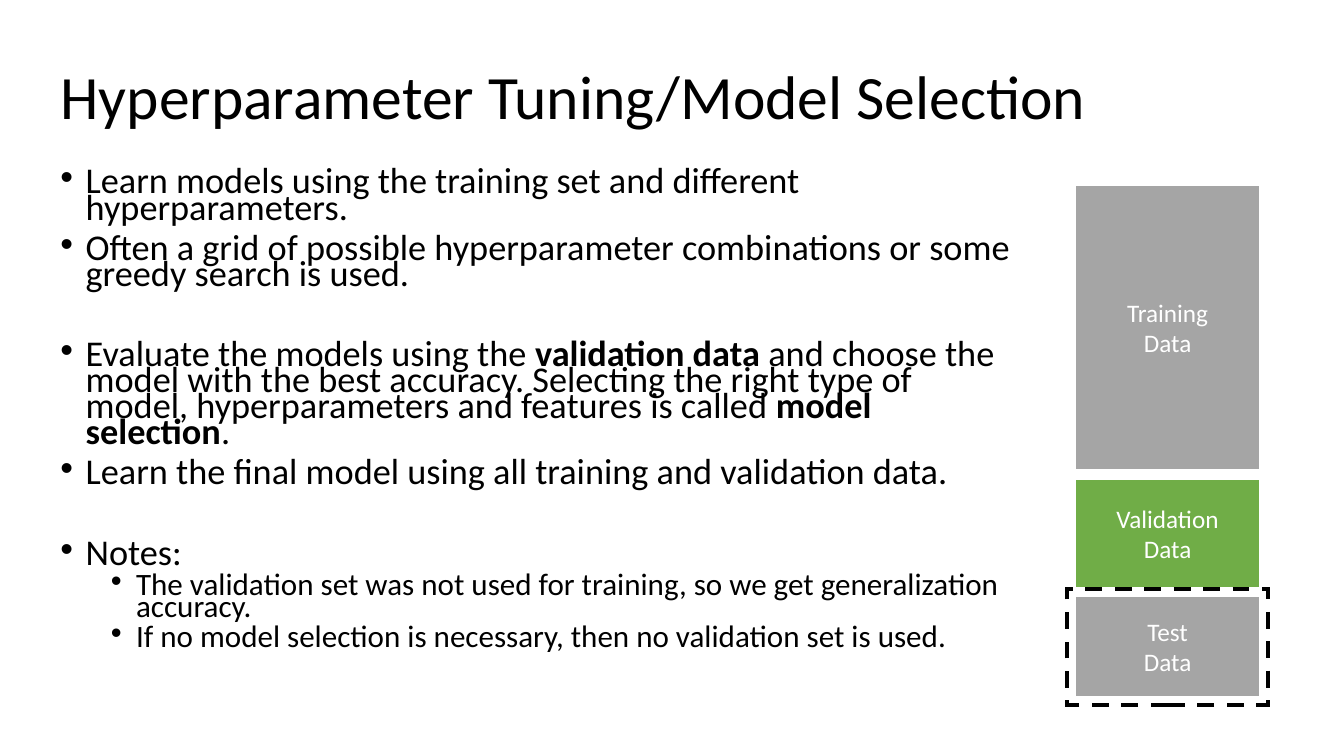
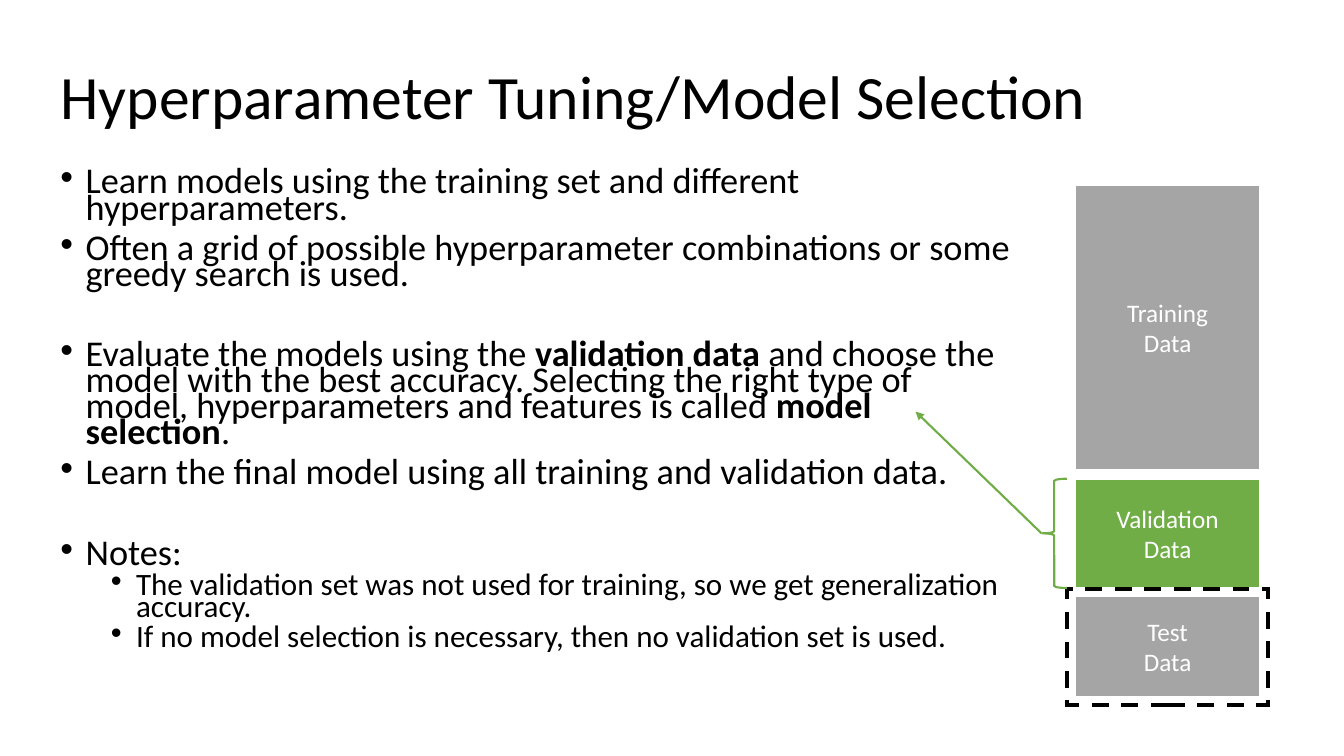
Before and after one commit to mhahsler/CS7320-AI, a slide deck: slide 18 of slides/19_ML_intro.pptx. Drawn at 1344x756 pixels with LibreOffice and Linux fonts; fonts in the diff are those of the drawing. Boxes give left, top, right and bottom in pixels: in the first picture for what was removed or moved away, otherwise in the second. Text is boxed around its words. In the diff, an @@ line names an element or a change of style, - is before the commit and + after.

```diff
--- a/slides/19_ML_intro.pptx
+++ b/slides/19_ML_intro.pptx
@@ arrow added from (1042, 533) to (915, 411), #70AD47 1.5 pt @@
@@ left brace added at (1042,479,1067,588), outline #70AD47 1.5 pt @@
```
Also in this commit, not shown: 5 other slides changed, 1 other file.
